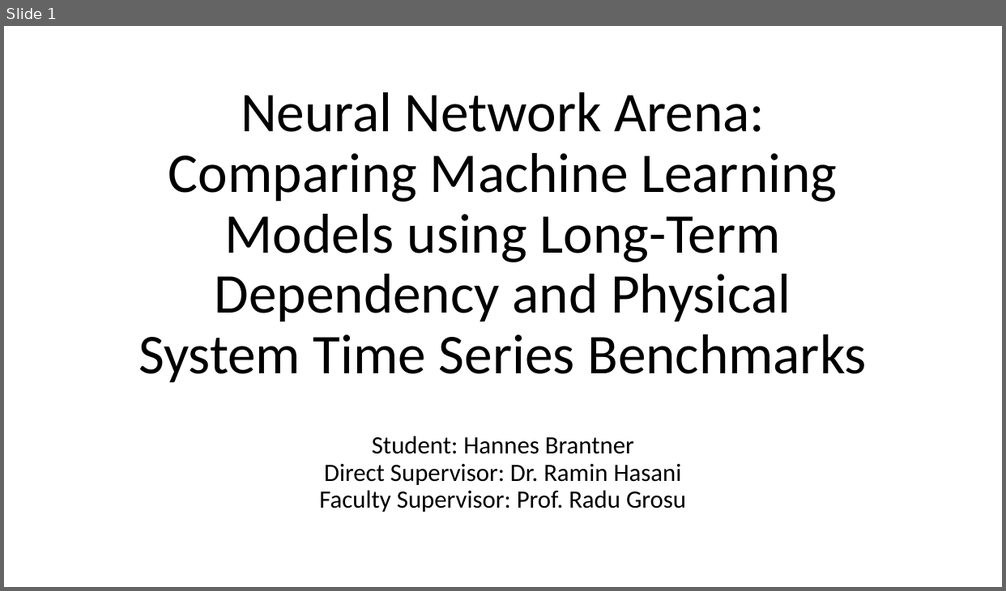
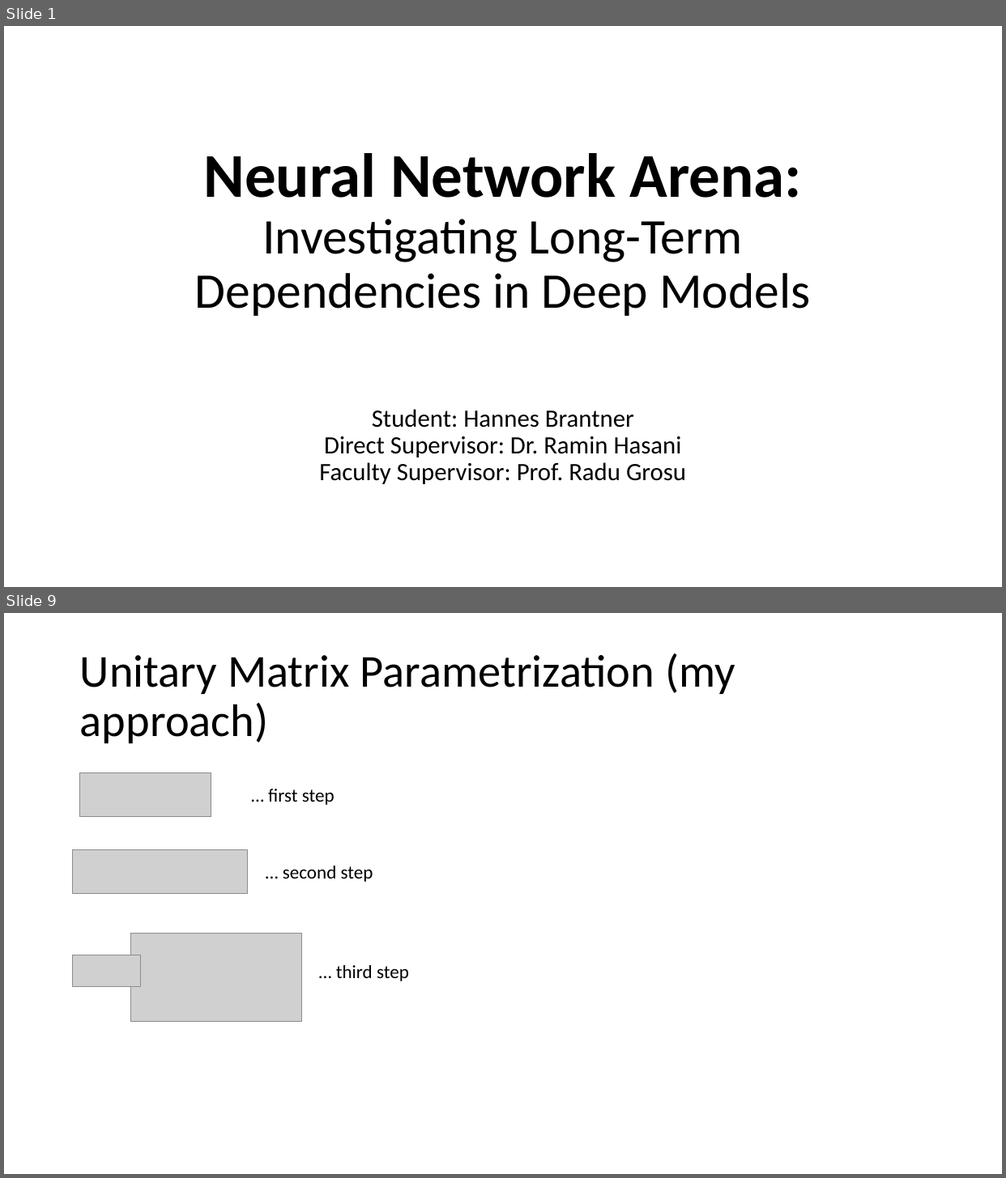
Before and after one commit to Oidlichtnwoada/NeuralNetworkArena, a slide deck: thesis/presentations/thesis_presentation.pptx. Shown one above the other, each under a label of ours: slide 1 before the commit, slides 1 and 9 after it; the slides between them are not shown. The pictures are 1006x591 and 1006x1178 pixels, drawn with LibreOffice and Linux fonts; fonts in the diff are those of the drawing; grey boxes stand for pictures. Boxes give left, top, right and bottom in pixels: in the first picture for what was removed or moved away, otherwise in the second. Text is boxed around its words. In the diff, an @@ line names an element or a change of style, - is before the commit and + after.

```diff
--- a/thesis/presentations/thesis_presentation.pptx
+++ b/thesis/presentations/thesis_presentation.pptx
@@ slide 9 added at [4,613,1002,1174], background #FFFFFF @@
@@ title added at [80,653,735,743], 44 pt, text #000000 @@
+Unitary Matrix Parametrization (my approach)
@@ picture added at [79,773,211,816] @@
@@ text added at [268,789,334,805], 18 pt, text #000000 @@
+… first step
@@ picture added at [73,850,248,894] @@
@@ text added at [283,866,373,882], 18 pt, text #000000 @@
+… second step
@@ picture added at [130,934,301,1022] @@
@@ picture added at [73,956,141,987] @@
@@ text added at [336,965,409,982], 18 pt, text #000000 @@
+… third step
@@ slide 1 changed as well @@
@@ title at [195,153,810,316]: text changed; size 54 to 48 pt @@
-Neural Network Arena: Comparing Machine Learning Models using Long-Term Dependency and Physical System Time Series Benchmarks
+Neural Network Arena: Investigating Long-Term Dependencies in Deep Models
@@ subtitle "Student: Hannes Brantner Direct Supervisor: ...": place and size @@
-subtitle "Student: Hannes Brantner Direct Supervisor: ..." at [319,436,686,512]
+subtitle "Student: Hannes Brantner Direct Supervisor: ..." at [319,409,686,484]
```
Also in this commit, not shown: 3 other slides changed, 15 other slides added, 35 slides removed, 2 other files.
